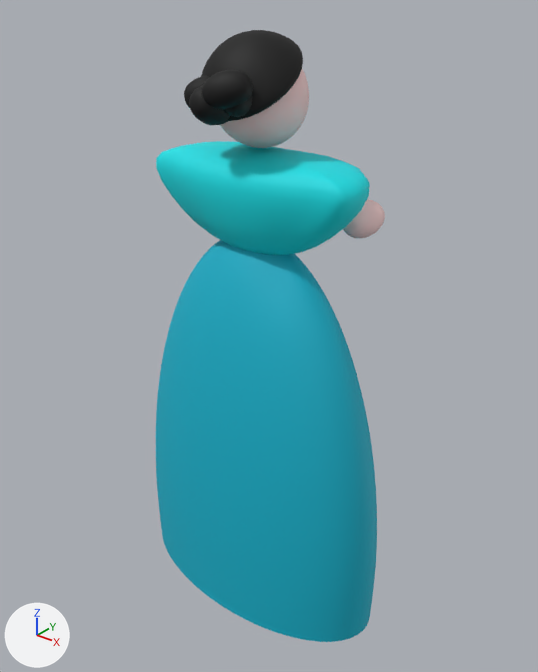
One commit to the FBX model MadMansion/Assets/RawModels/Characters/Lady.fbx: the scene before it, then after it.
The view is the same before and after, from a 50 mm camera at (3.67, -4.48, 5.39) aimed at (-0.01, 0.12, 2.53). Every picture has the same lights, and +X, +Y and +Z are marked at lower left. Where no turn or scale is listed for an object, it has been applied to the vertices.
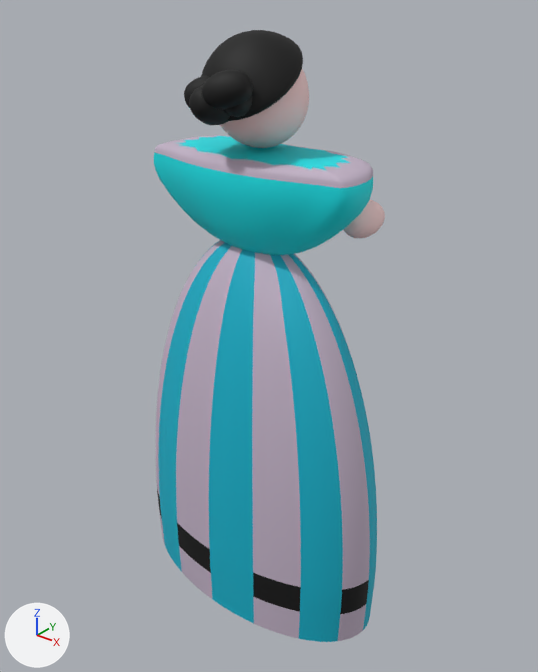
Pixel boxes [x1, y1, x2, y2] of what changed, in the pictures (538 x 672 px; the box of a moved part takes in the faces that stretch with it):
'Cone.001', reshaped
    before: [156, 30, 385, 642]
    after: [154, 30, 385, 642]
part 1 of me_mesh, moved or reshaped
    before: [156, 141, 370, 230]
    after: [154, 135, 373, 231]
part 2 of me_mesh, moved or reshaped
    both: [156, 470, 377, 642]
part 3 of me_mesh, recoloured (cyan to grey)
    both: [156, 241, 370, 568]

The change, as a list of edits to the scene's bpy script:
```text
Add mat_purplegray:
    mat_purplegray = principled_material('PurpleGray')
    mat_purplegray.base_color = (0.553, 0.459, 0.58)  # light grey #c4b4c8
    mat_purplegray.roughness = 0.69
Change me_mesh:
    used by ob_cone_001; location = (0.0, 0.0, 0.0)
    remove me_mesh.from_pydata(...)  # 5730 vertices, 5664 faces; spans x -1.35..1.26, y -0.67..0.83, z 0.0..5.02
    add me_mesh.from_pydata(...)  # 6242 vertices, 6176 faces; spans x -1.36..1.26, y -0.67..0.83, z 0.0..5.02
    me_mesh part 1: 304 vertices moved from x -1.01..0.95, y -0.38..0.55, z 3.84..4.12 to x -1.03..0.97, y -0.39..0.57, z 3.82..4.06; 48 vertices removed from x -0.83..0.78, y -0.31..0.41, z 4.1..4.15; 304 vertices added at x -1.0..0.95, y -0.38..0.5, z 4.06..4.16
    me_mesh part 2: 320 vertices moved from x -1.35..1.26, y -0.67..0.67, z 0.14..0.72 to x -1.35..1.26, y -0.67..0.67, z 0.09..0.74; 256 vertices added at x -1.36..1.26, y -0.67..0.67, z 0.34..0.54
    me_mesh part 3: 992 faces spanning x -1.35..1.26, y -0.66..0.66, z 0.0..3.44 switch from mat_blue (cyan #00b2cc) to mat_purplegray (light grey #c4b4c8)
```
